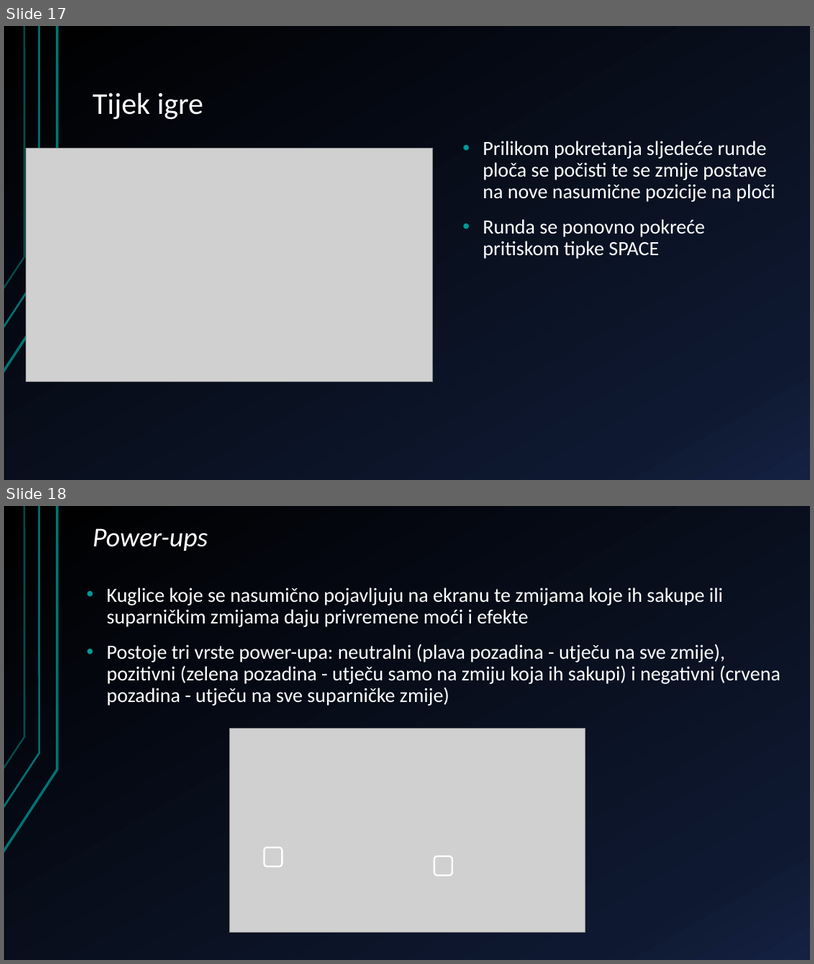
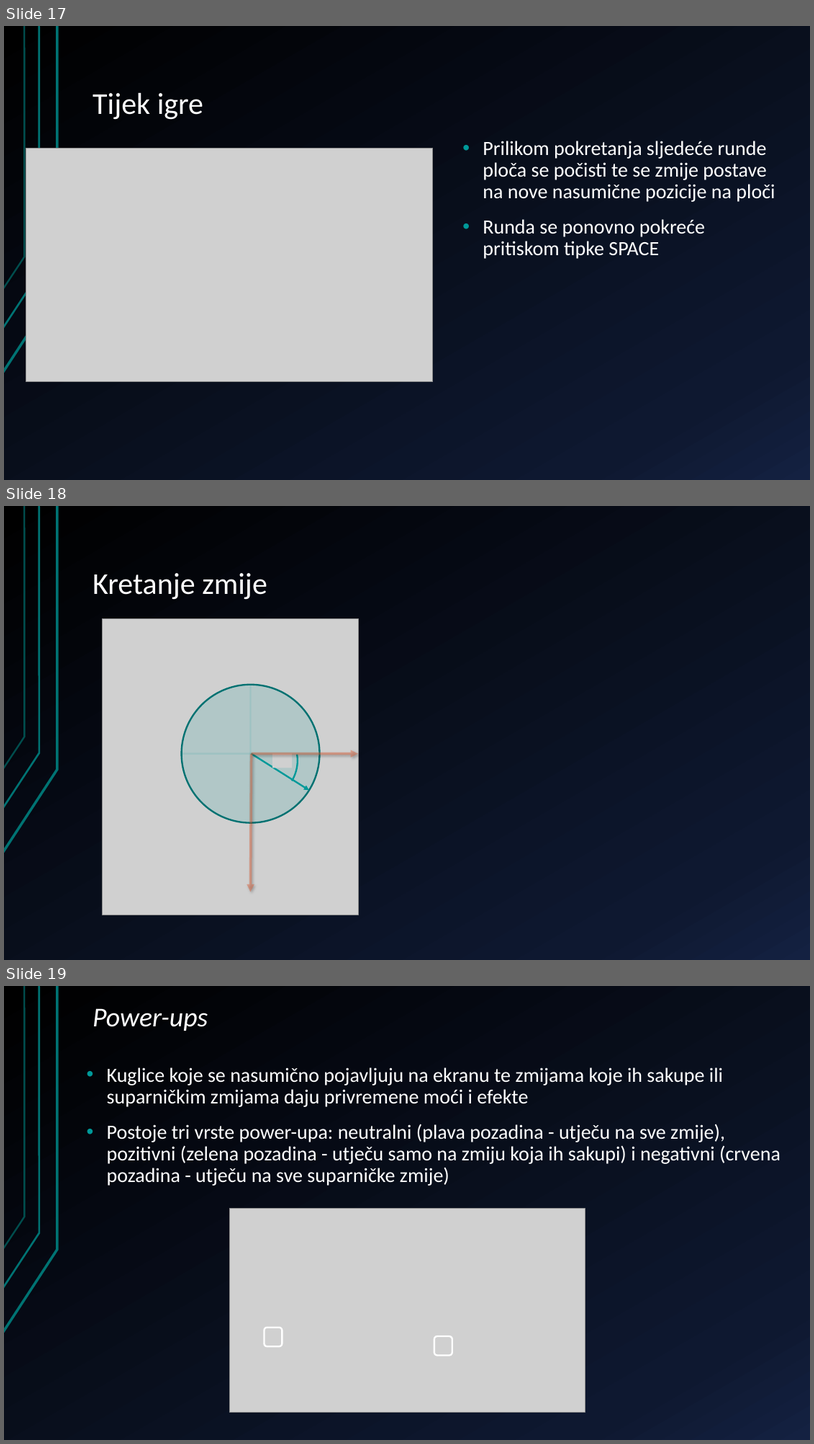
Before and after one commit to NikolaKasnar/CurveFever, a slide deck: Curve Fever.pptx. Shown one above the other, each under a label of ours: slides 17 and 18 before the commit, slides 17, 18 and 19 after it. The pictures are 814x964 and 814x1444 pixels, drawn with LibreOffice and Linux fonts; fonts in the diff are those of the drawing; grey boxes stand for pictures; background and template pictures are left out. Boxes give left, top, right and bottom in pixels: in the first picture for what was removed or moved away, otherwise in the second. Text is boxed around its words. In the diff, an @@ line names an element or a change of style, - is before the commit and + after.

```diff
--- a/Curve Fever.pptx
+++ b/Curve Fever.pptx
@@ slide 18 added at [4, 506, 810, 960], background gradient #000000 to #0F1931 to #142242; not listed: 3 template elements that a slide beside it also shows @@
@@ title added at [93, 573, 268, 600], 36 pt, text #FFFFFF @@
+Kretanje zmije
@@ picture added at [103, 619, 358, 914] @@
@@ ellipse added at [182, 685, 320, 822], fill #009999 at 15% opacity, outline #007171 2 pt @@
@@ line added from (251, 685) to (251, 822), #009999 2 pt @@
@@ arc (boxed as its full ellipse) added at [219, 721, 298, 800], outline #009999 2 pt @@
@@ line added from (182, 754) to (320, 754), #009999 2 pt @@
@@ arrow added from (252, 754) to (251, 892), #E5572B 3 pt @@
@@ arrow added from (252, 754) to (309, 790), #009999 2 pt @@
@@ arrow added from (252, 754) to (358, 754), #E5572B 3 pt @@
@@ picture added at [273, 754, 292, 768] @@
@@ what was slide 18 is now slide 19 @@
```
Also in this commit, not shown: 3 other files.
